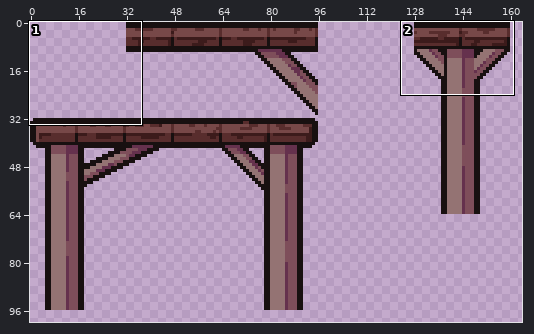
Sprite sheet: Assets/Game/Sprites/Tiles/Rando Camp/Wood_Platforms.png. Above, an overview of the earlier version with the close-up marked.
Close-up. Before the commit:
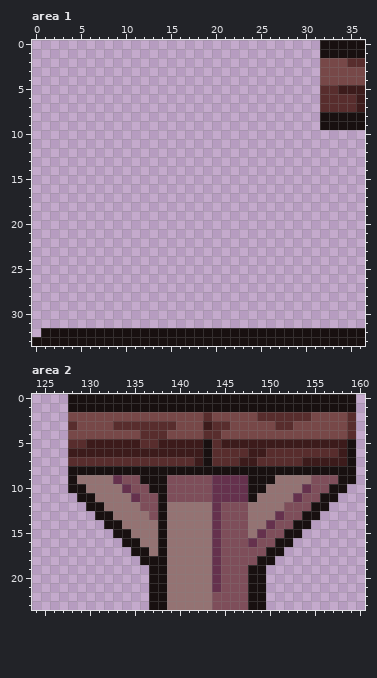
The file is 224x128 pixels. Shown: area 1: x 0..36, y 0..33; area 2: x 124..160, y 0..23. The wide view leaves out empty margins.
After the commit:
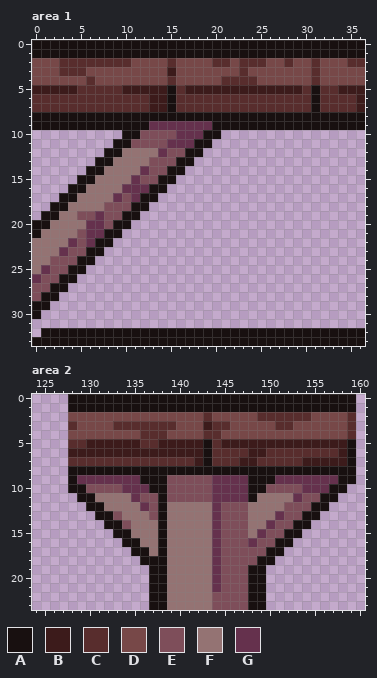
Palette (. is transparent): A #181010  B #3c1b1b  C #582d2d  D #774848  E #7e4e5a  F #947373  G #65314d
What changed:
--- area 1
@@ x 0..36 @@
- 0 ................................AAAAA
- 1 ................................AAAAA
- 2 ................................DDDCC
- 3 ................................DDDDD
- 4 ................................DDDDD
- 5 ................................CCBBB
- 6 ................................CCCCB
- 7 ................................CCCCB
- 8 ................................AAAAA
- 9 ................................AAAAA
-10 .....................................
-11 .....................................
-12 .....................................
-13 .....................................
-14 .....................................
-15 .....................................
-16 .....................................
-17 .....................................
-18 .....................................
-19 .....................................
-20 .....................................
-21 .....................................
-22 .....................................
-23 .....................................
-24 .....................................
-25 .....................................
-26 .....................................
-27 .....................................
-28 .....................................
-29 .....................................
-30 .....................................
+ 0 AAAAAAAAAAAAAAAAAAAAAAAAAAAAAAAAAAAAA
+ 1 AAAAAAAAAAAAAAAAAAAAAAAAAAAAAAAAAAAAA
+ 2 DDDCCCCCCCCDDDDCDDDDCCDCCCDDCDDCDDDCC
+ 3 DDDCCCDDDDDDDDDBDDDDDDDCDDDDDDDCDDDDD
+ 4 DDDDDDCDDDDDDDDCDDDDDCCCCDDDDDDCDDDDD
+ 5 BBBBBCCCCCBBBBBACBBBBBBBBBBBBBCACCBBB
+ 6 CCCCCCCCCCCCCBBACCCCCCCCCCCCCCCACCCCB
+ 7 CCCCCCCCCCCCCBBACCCCCCCCCCCCCCCACCCCB
+ 8 AAAAAAAAAAAAAAAAAAAAAAAAAAAAAAAAAAAAA
+ 9 AAAAAAAAAAAAAGGGGGGGAAAAAAAAAAAAAAAAA
+10 ..........AAEEEEGGGAA................
+11 .........AAEEEEGGGAA.................
+12 ........AAFFFFGEEAA..................
+13 .......AAFFFFEEEAA...................
+14 ......AAFFFFGEEAA....................
+15 .....AAFFFFGEEAA.....................
+16 ....AAFFFFGGGAA......................
+17 ...AAFFFFGEGAA.......................
+18 ..AAFFFFEEEAA........................
+19 .AAFFEEGEEAA.........................
+20 AAFFFFGGEAA..........................
+21 AFFFFEGGAA...........................
+22 FFFFGEGAA............................
+23 FFFGEEAA.............................
+24 FFEEEAA..............................
+25 FGEEAA...............................
+26 GEEAA................................
+27 EEAA.................................
+28 EAA..................................
+29 AA...................................
+30 A....................................
 31 .....................................
--- area 2
@@ x 124..160 @@
  8 ....AAAAAAAAAAAAAAAAAAAAAAAAAAAAAAAA.
- 9 ....AFFFFGEEAAAEEEEEGGGGAAAFFFFEEEAA.
-10 ....AAFFFFGEEAAEEEEEGGGGAAFFFFGEEAA..
+ 9 ....AGGGGGGGAAAEEEEEGGGGAAAGGGGGGGAA.
+10 ....AAEEEEGGGAAEEEEEGGGGAAEEEEGGGAA..
 11 .....AAFFFFGEEAEEEEEGGGGAFFFFGEEAA...
-12 ......AAFFFFEEAFFFFFGEEEFFFFEEEAA....
-13 .......AAFFFFEAFFFFFGEEEFFFGEEAA.....
-14 ........AAFFFFAFFFFFGEEEFFGEEAA......
+12 ......AAFFFFGEAFFFFFGEEEFFFFEEEAA....
+13 .......AAEFFFEAFFFFFGEEEFFFGEEAA.....
+14 ........AAEFFFAFFFFFGEEEFFGEEAA......
 15 .........AAFFFAFFFFFGEEEFGEEAA.......
